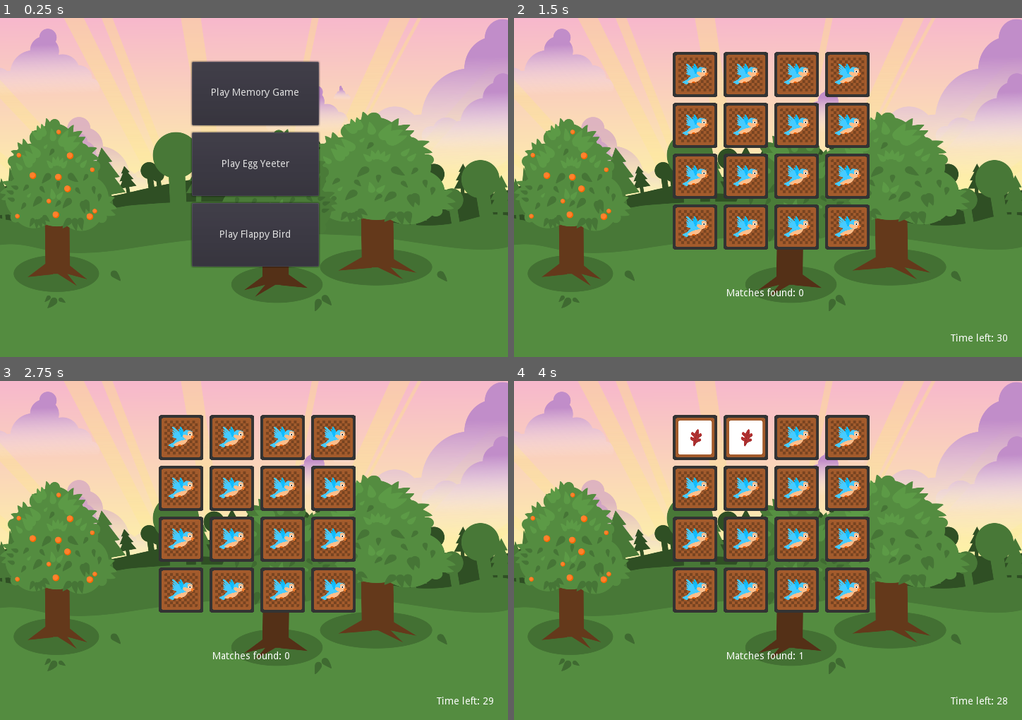
Above: before the commit, frames 1-4 (two rows, left to right).
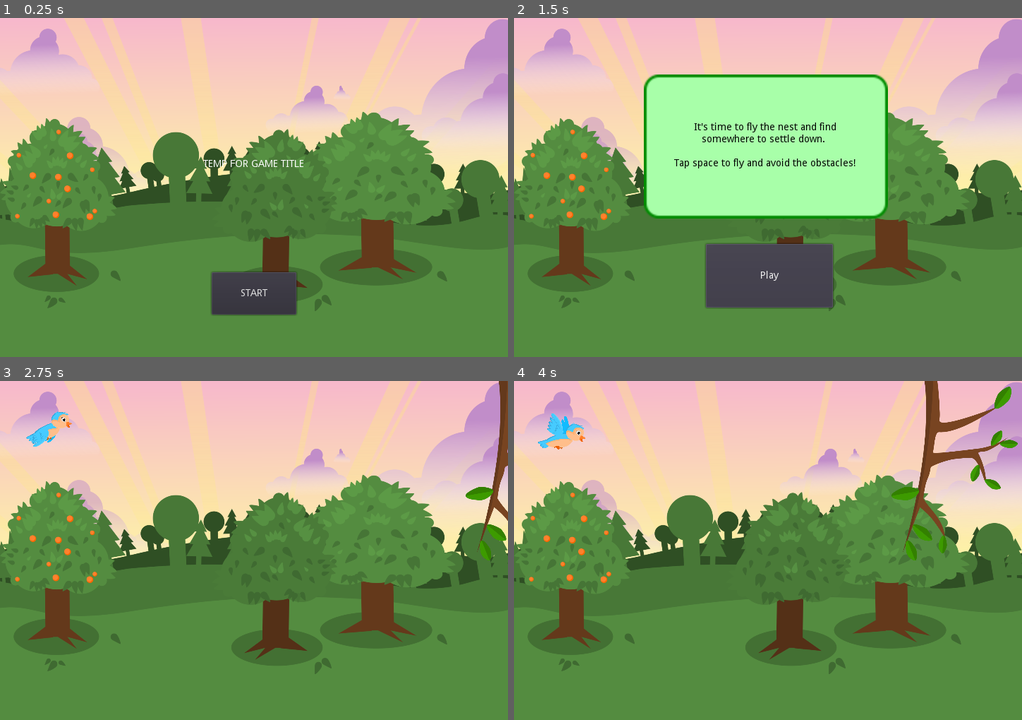
Above: after the commit, the same moments.

Repository: benfernandes/gamejam-august-2020
Game: Godot game, scene res://main.tscn
The game is run twice, just before and just after one commit, with the same random seed, the same clock (stepped at 60 frames per second) and the same inputs.
Inputs (mouse positions are in pixels of both pictures, inside the frame that each line leads up to):
- Up to frame 1 (0.25 s): no input
- Up to frame 2 (1.5 s): click (768, 92) at 0.5 s, where only the run before the commit has a clickable "Play Memory Game"; click "START" at 1.25 s
- Up to frame 3 (2.75 s): click (254, 638) at 2 s, where only the run after the commit has a clickable "Play"
- Up to frame 4 (4 s): move the mouse to (696, 438) at 2.77 s; hold Right (ui_right) 2.78-3.53 s; hold Space (flap) 2.78-3.53 s; click (696, 438) at 2.92 s; move the mouse to (747, 438) at 3.52 s; hold Left (ui_left) from 3.53 s (still down); tap Space (flap) at 3.6, 3.77 s; click (747, 438) at 3.67 s

The runs differ from the first frame. In frame 1, 17% of the frame differs, in the area x 37-64%, y 12-88%; in frame 2, 30%, in the area x 25-98%, y 10-96%; in frame 3, 20%; in frame 4, 22%.

Commit message:
Make main screen with flow and difficulty

Diff:
--- a/Main.gd
+++ b/Main.gd
@@ -6,8 +6,11 @@
 var egg_yeeter_game_instance
 var flappy_bird
 var flappy_bird_instance
+var current_difficulty = "easy"
+var current_act = 1
 
 func _ready():
+	hide_main_screen()
 	memory_game = preload("res://memory/MemoryGameMain.tscn")
 	memory_game_instance = memory_game.instance()
 
@@ -16,33 +19,76 @@
 
 	egg_yeeter_game = preload("res://yeeter/yeeter.tscn")
 	egg_yeeter_game_instance = egg_yeeter_game.instance()
-	# instantiate other minigames
 
-func _hide_main_screen():
+func hide_main_screen():
+	$MemoryGameTextBox.hide()
 	$MemoryGameButton.hide()
+	$EggYeeterTextBox.hide()
 	$EggYeeterButton.hide()
+	$FlappyBirdTextBox.hide()
 	$FlappyBirdButton.hide()
-	# add the other buttons to hide here
+	$EggHatchTextBox.hide()
+
+func handle_game_won(game):
+	if game == "memory":
+		$EggYeeterTextBox.show()
+		$EggYeeterButton.show()
+		egg_yeeter_game_instance = egg_yeeter_game.instance()
+		egg_yeeter_game_instance.difficulty = current_difficulty
+	elif game == "yeeter":
+		$EggHatchTextBox.show()
+		proceed_to_next_act()
+	elif game == "hatch":
+		$FlappyBirdTextBox.show()
+		$FlappyBirdButton.show()
+		flappy_bird_instance = flappy_bird.instance()
+		flappy_bird_instance.difficulty = current_difficulty
+	elif game == "flappy":
+		$MemoryGameTextBox.show()
+		$MemoryGameButton.show()
+		memory_game_instance = memory_game.instance()
+		memory_game_instance.difficulty = current_difficulty
 
 func show_main_screen():
-	$MemoryGameButton.show()
-	$EggYeeterButton.show()
+	$FlappyBirdTextBox.show()
 	$FlappyBirdButton.show()
-	memory_game_instance = memory_game.instance()
-	egg_yeeter_game_instance = egg_yeeter_game.instance()
 	flappy_bird_instance = flappy_bird.instance()
-	# add the other buttons to show here and reinstantiate the game
 
 func _on_MemoryGameButton_pressed():
-	_hide_main_screen()
+	hide_main_screen()
 	add_child(memory_game_instance)
 
 func _on_EggYeeterButton_pressed():
-	_hide_main_screen()
+	hide_main_screen()
 	add_child(egg_yeeter_game_instance)
 
 func _on_FlappyBirdButton_pressed():
-	_hide_main_screen()
+	hide_main_screen()
 	add_child(flappy_bird_instance)
 
-# add functions to play other minigames here
+func proceed_to_next_act():
+	if current_act == 1:
+		current_act = 2
+		current_difficulty = "medium"
+		print("Setting difficulty to medium")
+		start_new_act_with_delay()
+		return
+	elif current_act == 2:
+		current_act = 3
+		current_difficulty = "hard"
+		print("Setting difficulty to hard")
+		start_new_act_with_delay()
+		return
+	elif current_act == 3:
+		print("finished")
+		# TODO: handle game finish
+
+func start_new_act_with_delay():
+	var next_act_timer = Timer.new()
+	next_act_timer.set_wait_time(3)
+	next_act_timer.set_one_shot(true)
+	self.add_child(next_act_timer)
+	next_act_timer.start()
+
+	yield(next_act_timer, "timeout")
+	handle_game_won("hatch")
--- a/flappy-bird/StartScreen.gd
+++ b/MainStartScreen.gd
@@ -1,8 +1,8 @@
 extends CanvasLayer
 
-signal start_game
+signal begin
 
 func _on_StartButton_pressed():
 	$StartButton.hide()
-	$Instructions.hide()
-	emit_signal("start_game")
+	$GameTitleLabel.hide()
+	emit_signal("begin")
--- /dev/null
+++ b/MainStartScreen.tscn
@@ -0,0 +1,28 @@
+[gd_scene load_steps=2 format=2]
+
+[ext_resource path="res://MainStartScreen.gd" type="Script" id=1]
+
+[node name="MainStartScreen" type="CanvasLayer"]
+script = ExtResource( 1 )
+
+[node name="StartButton" type="Button" parent="."]
+margin_left = 300.0
+margin_top = 360.0
+margin_right = 420.0
+margin_bottom = 420.0
+text = "START"
+__meta__ = {
+"_edit_use_anchors_": false,
+"_editor_description_": ""
+}
+
+[node name="GameTitleLabel" type="Label" parent="."]
+margin_left = 288.0
+margin_top = 200.0
+margin_right = 431.0
+margin_bottom = 214.0
+text = "TEMP FOR GAME TITLE"
+__meta__ = {
+"_edit_use_anchors_": false
+}
+[connection signal="pressed" from="StartButton" to="." method="_on_StartButton_pressed"]
--- a/flappy-bird/FlappyBirdMain.gd
+++ b/flappy-bird/FlappyBirdMain.gd
@@ -1,12 +1,10 @@
 extends Node
+var difficulty = "easy"
 
 func _ready():
-	pass # Replace with function body.
-
-func new_game():
 	$FlappyBird.show()
 	$FlappyBird.start()
 
 func game_over():
-	get_parent().show_main_screen()
+	get_parent().handle_game_won("flappy")
 	queue_free()
--- a/flappy-bird/FlappyBirdMain.tscn
+++ b/flappy-bird/FlappyBirdMain.tscn
@@ -1,6 +1,5 @@
-[gd_scene load_steps=4 format=2]
+[gd_scene load_steps=3 format=2]
 
-[ext_resource path="res://flappy-bird/StartScreen.tscn" type="PackedScene" id=1]
 [ext_resource path="res://flappy-bird/FlappyBird.tscn" type="PackedScene" id=2]
 [ext_resource path="res://flappy-bird/FlappyBirdMain.gd" type="Script" id=4]
 
@@ -9,7 +8,3 @@
 
 [node name="FlappyBird" parent="." instance=ExtResource( 2 )]
 z_index = 1
-
-[node name="StartScreen" parent="." instance=ExtResource( 1 )]
-layer = 0
-[connection signal="start_game" from="StartScreen" to="." method="new_game"]
--- a/flappy-bird/StartScreen.tscn
+++ b/flappy-bird/StartScreen.tscn
@@ -1,9 +1,19 @@
 [gd_scene load_steps=2 format=2]
 
-[ext_resource path="res://flappy-bird/StartScreen.gd" type="Script" id=1]
+[sub_resource type="GDScript" id=1]
+script/source = "extends CanvasLayer
+
+signal start_game
+
+func _on_StartButton_pressed():
+	$StartButton.hide()
+	$Instructions.hide()
+	emit_signal(\"start_game\")
+
+"
 
 [node name="StartScreen" type="CanvasLayer"]
-script = ExtResource( 1 )
+script = SubResource( 1 )
 
 [node name="Instructions" type="RichTextLabel" parent="."]
 margin_left = 251.0
--- a/main.tscn
+++ b/main.tscn
@@ -1,9 +1,11 @@
-[gd_scene load_steps=3 format=2]
+[gd_scene load_steps=5 format=2]
 
 [ext_resource path="res://Main.gd" type="Script" id=1]
 [ext_resource path="res://assets/background-v1.png" type="Texture" id=2]
+[ext_resource path="res://MainStartScreen.tscn" type="PackedScene" id=3]
+[ext_resource path="res://assets/text_container_2.png" type="Texture" id=4]
 
-[node name="Node" type="Node"]
+[node name="Main" type="Node"]
 script = ExtResource( 1 )
 
 [node name="Background" type="TextureRect" parent="."]
@@ -19,31 +21,166 @@
 }
 
 [node name="MemoryGameButton" type="Button" parent="."]
-margin_left = 272.265
-margin_top = 61.8323
-margin_right = 452.265
-margin_bottom = 151.832
-text = "Play Memory Game"
+margin_left = 272.0
+margin_top = 320.0
+margin_right = 452.0
+margin_bottom = 410.0
+text = "Play"
 __meta__ = {
 "_edit_use_anchors_": false
 }
 
 [node name="EggYeeterButton" type="Button" parent="."]
 margin_left = 272.0
-margin_top = 162.324
+margin_top = 320.0
 margin_right = 452.0
-margin_bottom = 252.324
-text = "Play Egg Yeeter"
+margin_bottom = 410.0
+text = "Play"
+__meta__ = {
+"_edit_use_anchors_": false,
+"_editor_description_": ""
+}
 
 [node name="FlappyBirdButton" type="Button" parent="."]
 margin_left = 272.0
-margin_top = 262.135
+margin_top = 320.0
 margin_right = 452.0
-margin_bottom = 352.135
-text = "Play Flappy Bird"
+margin_bottom = 410.0
+text = "Play"
 __meta__ = {
-"_edit_use_anchors_": false
+"_edit_use_anchors_": false,
+"_editor_description_": ""
+}
+
+[node name="MainStartScreen" parent="." instance=ExtResource( 3 )]
+
+[node name="MemoryGameTextBox" type="TextureRect" parent="."]
+margin_left = 184.0
+margin_top = 80.0
+margin_right = 357.0
+margin_bottom = 182.0
+rect_scale = Vector2( 2, 2 )
+mouse_filter = 2
+texture = ExtResource( 4 )
+__meta__ = {
+"_edit_group_": true,
+"_edit_use_anchors_": false,
+"_editor_description_": ""
+}
+
+[node name="MemoryGameText" type="Label" parent="MemoryGameTextBox"]
+margin_left = 16.0
+margin_right = 296.0
+margin_bottom = 202.0
+rect_scale = Vector2( 0.5, 0.5 )
+custom_colors/font_color = Color( 0, 0, 0, 1 )
+text = "This place looks nice. Better build a nest!
+
+
+Click a card to flip it and reveal something you might want for your nest.
+
+Find all the matching pairs within the time limit to win the game!"
+align = 1
+valign = 1
+autowrap = true
+__meta__ = {
+"_edit_use_anchors_": false,
+"_editor_description_": ""
+}
+
+[node name="EggYeeterTextBox" type="TextureRect" parent="."]
+margin_left = 184.0
+margin_top = 80.0
+margin_right = 357.0
+margin_bottom = 182.0
+rect_scale = Vector2( 2, 2 )
+mouse_filter = 2
+texture = ExtResource( 4 )
+__meta__ = {
+"_edit_group_": true,
+"_edit_use_anchors_": false,
+"_editor_description_": ""
+}
+
+[node name="EggYeeterText" type="Label" parent="EggYeeterTextBox"]
+margin_left = 16.0
+margin_right = 296.0
+margin_bottom = 202.0
+rect_scale = Vector2( 0.5, 0.5 )
+custom_colors/font_color = Color( 0, 0, 0, 1 )
+text = "What a lovely nest! Well done. Now time to lay some eggs!
+
+Hold space to lay an egg and use the left and right buttons to aim. Release the spacebar to  shoot the egg out.
+
+Get as many eggs as you can into the backet!"
+align = 1
+valign = 1
+autowrap = true
+__meta__ = {
+"_edit_use_anchors_": false,
+"_editor_description_": ""
+}
+
+[node name="EggHatchTextBox" type="TextureRect" parent="."]
+margin_left = 184.0
+margin_top = 80.0
+margin_right = 357.0
+margin_bottom = 182.0
+rect_scale = Vector2( 2, 2 )
+mouse_filter = 2
+texture = ExtResource( 4 )
+__meta__ = {
+"_edit_group_": true,
+"_edit_use_anchors_": false,
+"_editor_description_": ""
+}
+
+[node name="EggHatchText" type="Label" parent="EggHatchTextBox"]
+margin_left = 16.0
+margin_right = 296.0
+margin_bottom = 202.0
+rect_scale = Vector2( 0.5, 0.5 )
+custom_colors/font_color = Color( 0, 0, 0, 1 )
+text = "What's this? It looks like an egg is hatching!"
+align = 1
+valign = 1
+autowrap = true
+__meta__ = {
+"_edit_use_anchors_": false,
+"_editor_description_": ""
+}
+
+[node name="FlappyBirdTextBox" type="TextureRect" parent="."]
+margin_left = 184.0
+margin_top = 80.0
+margin_right = 357.0
+margin_bottom = 182.0
+rect_scale = Vector2( 2, 2 )
+mouse_filter = 2
+texture = ExtResource( 4 )
+__meta__ = {
+"_edit_group_": true,
+"_edit_use_anchors_": false,
+"_editor_description_": ""
+}
+
+[node name="FlappyBirdText" type="Label" parent="FlappyBirdTextBox"]
+margin_left = 16.0
+margin_right = 296.0
+margin_bottom = 202.0
+rect_scale = Vector2( 0.5, 0.5 )
+custom_colors/font_color = Color( 0, 0, 0, 1 )
+text = "It's time to fly the nest and find somewhere to settle down.
+
+Tap space to fly and avoid the obstacles!"
+align = 1
+valign = 1
+autowrap = true
+__meta__ = {
+"_edit_use_anchors_": false,
+"_editor_description_": ""
 }
 [connection signal="pressed" from="MemoryGameButton" to="." method="_on_MemoryGameButton_pressed"]
 [connection signal="pressed" from="EggYeeterButton" to="." method="_on_EggYeeterButton_pressed"]
 [connection signal="pressed" from="FlappyBirdButton" to="." method="_on_FlappyBirdButton_pressed"]
+[connection signal="begin" from="MainStartScreen" to="." method="show_main_screen"]
--- a/memory/HUD.gd
+++ b/memory/HUD.gd
@@ -3,28 +3,14 @@
 var matches_found_template
 var time_left_template
 
-signal start_game
-
 func _ready():
-	$MatchesFoundLabel.hide()
-	$TimeLeftLabel.hide()
 	$ResultsContainer.hide()
 	matches_found_template = "Matches found: %s"
 	time_left_template = "Time left: %s"
 
-func _on_StartButton_pressed():
-	$StartButton.hide()
-	$InstructionContainer.hide()
-	$MatchesFoundLabel.show()
-	$TimeLeftLabel.show()
-	emit_signal("start_game")
-
 func update_matches(number_of_matches):
 	var matches_found_string = matches_found_template % str(number_of_matches)
 	$MatchesFoundLabel.text = matches_found_string
-
-func update_matches_color():
-	$MatchesFoundLabel.add_color_override("font_color", Color(0,1,0))
 
 func update_time_left(time):
 	var time_left_string = time_left_template % str(time)
--- a/memory/HUD.tscn
+++ b/memory/HUD.tscn
@@ -5,16 +5,6 @@
 
 [node name="HUD" type="CanvasLayer"]
 script = ExtResource( 2 )
-
-[node name="StartButton" type="Button" parent="."]
-margin_left = 296.0
-margin_top = 360.0
-margin_right = 416.0
-margin_bottom = 420.0
-text = "START"
-__meta__ = {
-"_edit_use_anchors_": false
-}
 
 [node name="MatchesFoundLabel" type="Label" parent="."]
 margin_left = 296.0
@@ -33,7 +23,6 @@
 margin_top = 424.0
 margin_right = 720.0
 margin_bottom = 484.0
-text = "Time left: 30"
 align = 1
 valign = 1
 __meta__ = {
@@ -50,37 +39,6 @@
 valign = 1
 __meta__ = {
 "_edit_use_anchors_": false
-}
-
-[node name="InstructionContainer" type="TextureRect" parent="."]
-margin_left = 184.0
-margin_top = 128.0
-margin_right = 357.0
-margin_bottom = 230.0
-rect_scale = Vector2( 2, 2 )
-mouse_filter = 2
-texture = ExtResource( 1 )
-__meta__ = {
-"_edit_group_": true,
-"_edit_use_anchors_": false
-}
-
-[node name="Instructions" type="Label" parent="InstructionContainer"]
-margin_left = 16.0
-margin_right = 296.0
-margin_bottom = 202.0
-rect_scale = Vector2( 0.5, 0.5 )
-custom_colors/font_color = Color( 0, 0, 0, 1 )
-text = "Instructions
-
-Click a card to flip it and reveal its picture
-
-Find all the pairs of matching pictures in 30 seconds  to win the game!"
-align = 1
-valign = 1
-autowrap = true
-__meta__ = {
-"_edit_group_": true
 }
 
 [node name="ResultsContainer" type="TextureRect" parent="."]
@@ -104,4 +62,3 @@
 __meta__ = {
 "_edit_use_anchors_": false
 }
-[connection signal="pressed" from="StartButton" to="." method="_on_StartButton_pressed"]
--- a/memory/MemoryGame.gd
+++ b/memory/MemoryGame.gd
@@ -10,9 +10,6 @@
 var number_of_matches
 
 func _ready():
-	hide()
-
-func start():
 	selected_card1_image = "Card 1"
 	selected_card2_image = "Card 2"
 	card_default = preload("res://assets/memory/card-back.png")
@@ -65,7 +62,6 @@
 		get_node(pair_card2).front_image = images[i].image
 		get_node(pair_card2).card_name = images[i].name
 
-
 func check_if_match():
 	disable_card_clicks()
 	var matched = selected_card1_image == selected_card2_image
--- a/memory/MemoryGameMain.gd
+++ b/memory/MemoryGameMain.gd
@@ -1,19 +1,21 @@
 extends Node
 
-var number_of_matches
-var max_matches
+var number_of_matches = 0
+var max_matches = 7
 var game_time
+var difficulty = "easy"
 
 func _ready():
-	number_of_matches = 0
-	max_matches = 7
-	game_time = 30
+	match difficulty:
+		"easy":
+			game_time = 45
+		"medium":
+			game_time = 30
+		"hard":
+			game_time = 25
 	randomize()
-
-func new_game():
-	$Board.show()
-	$Board.start()
 	$SecondTicker.start()
+	$HUD.update_time_left(game_time)
 
 func add_match():
 	number_of_matches += 1
@@ -33,7 +35,7 @@
 	end_timer.start()
 
 	yield(end_timer, "timeout")
-	get_parent().show_main_screen()
+	get_parent().handle_game_won("memory")
 	queue_free()
 
 func _on_SecondTicker_timeout():
--- a/memory/MemoryGameMain.tscn
+++ b/memory/MemoryGameMain.tscn
@@ -14,5 +14,4 @@
 layer = 0
 
 [node name="SecondTicker" type="Timer" parent="."]
-[connection signal="start_game" from="HUD" to="." method="new_game"]
 [connection signal="timeout" from="SecondTicker" to="." method="_on_SecondTicker_timeout"]
--- a/yeeter/yeeter.gd
+++ b/yeeter/yeeter.gd
@@ -1,5 +1,4 @@
 extends Control
-
 # Remaining bar
 export (NodePath) var remaining_path
 onready var remaining = get_node(remaining_path)
@@ -7,6 +6,8 @@
 # Bird cannon
 export (NodePath) var bird_cannon_path
 onready var bird_cannon = get_node(bird_cannon_path)
+
+var difficulty = "easy"
 
 func _ready():
 	pass
@@ -17,5 +18,5 @@
 		print(get_tree().get_nodes_in_group("eggs").size())
 
 func _on_remaining_none_remaining():
-	get_parent().show_main_screen()
+	get_parent().handle_game_won("yeeter")
 	queue_free()
